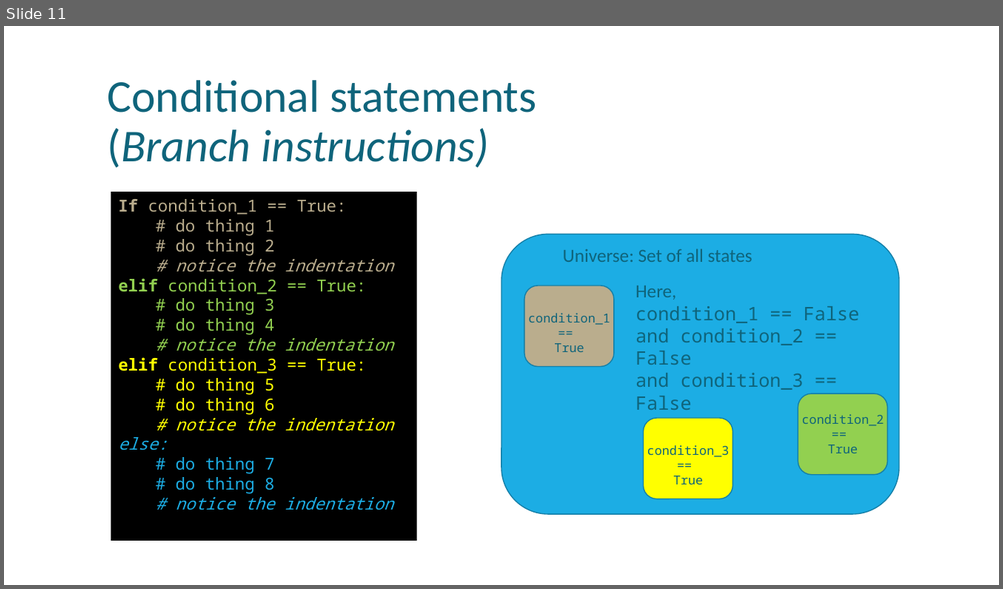
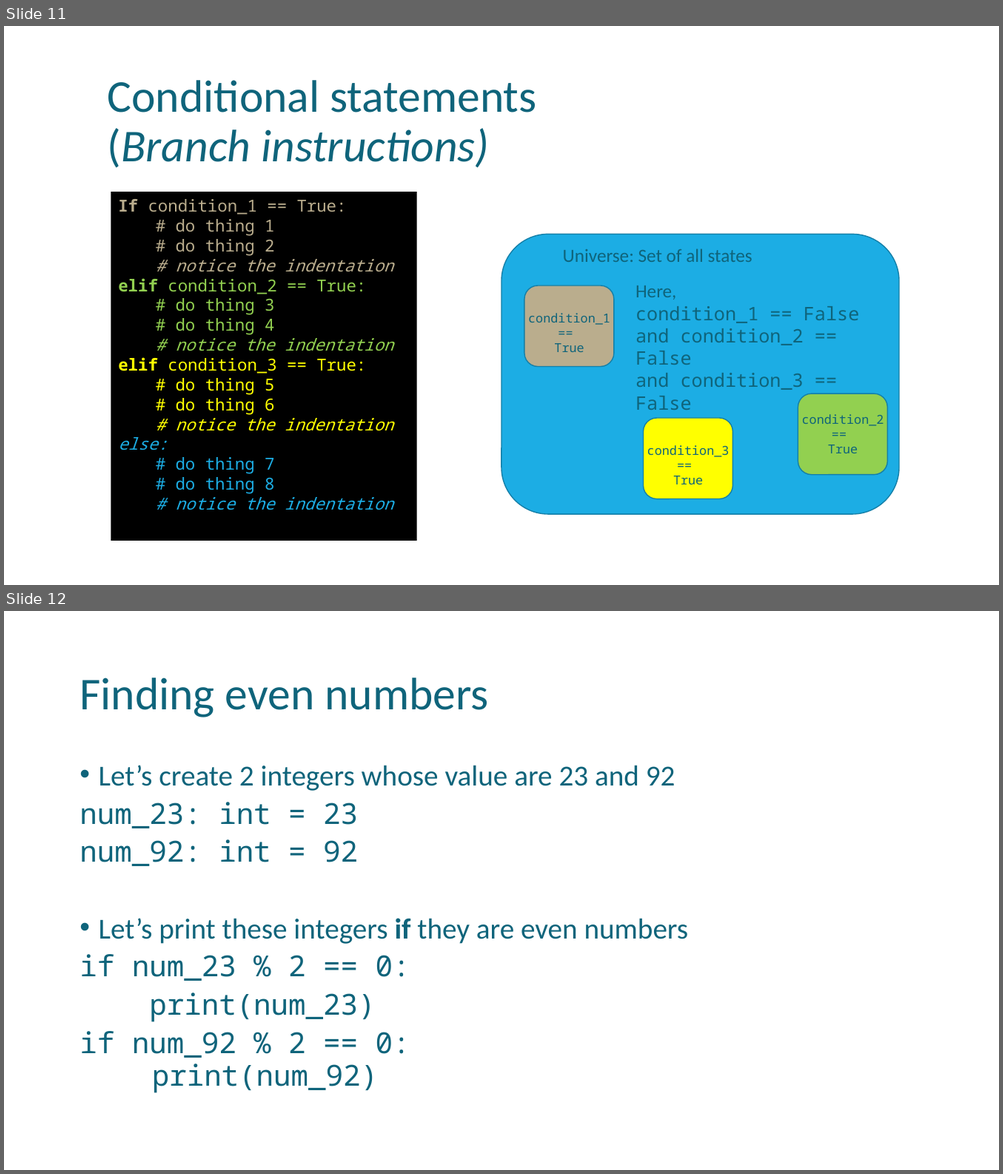
Before and after one commit to uday87j/teach_python, a slide deck: fundamentals/3-Binary Numbers, Operations, Conditionals.pptx. Shown one above the other, each under a label of ours: slide 11 before the commit, slides 11 and 12 after it. The pictures are 1003x589 and 1003x1174 pixels, drawn with LibreOffice and Linux fonts; fonts in the diff are those of the drawing. Boxes give left, top, right and bottom in pixels: in the first picture for what was removed or moved away, otherwise in the second. Text is boxed around its words. In the diff, an @@ line names an element or a change of style, - is before the commit and + after.

```diff
--- a/fundamentals/3-Binary Numbers, Operations, Conditionals.pptx
+++ b/fundamentals/3-Binary Numbers, Operations, Conditionals.pptx
@@ slide 12 added at (x1=4, y1=611, x2=999, y2=1170), background #FFFFFF @@
@@ title added at (x1=79, y1=678, x2=488, y2=718), 44 pt, text #0F647B @@
+Finding even numbers
@@ text added at (x1=79, y1=765, x2=688, y2=1093), 28 pt, text #0F647B @@
+• Let’s create 2 integers whose value are 23 and 92
+num_23: int = 23
+num_92: int = 92
+• Let’s print these integers if they are even numbers
+if num_23 % 2 == 0:
+print(num_23)
+if num_92 % 2 == 0:
+  print(num_92)
```
Also in this commit, not shown: 2 slides changed, 1 other slide added, 1 other file.
